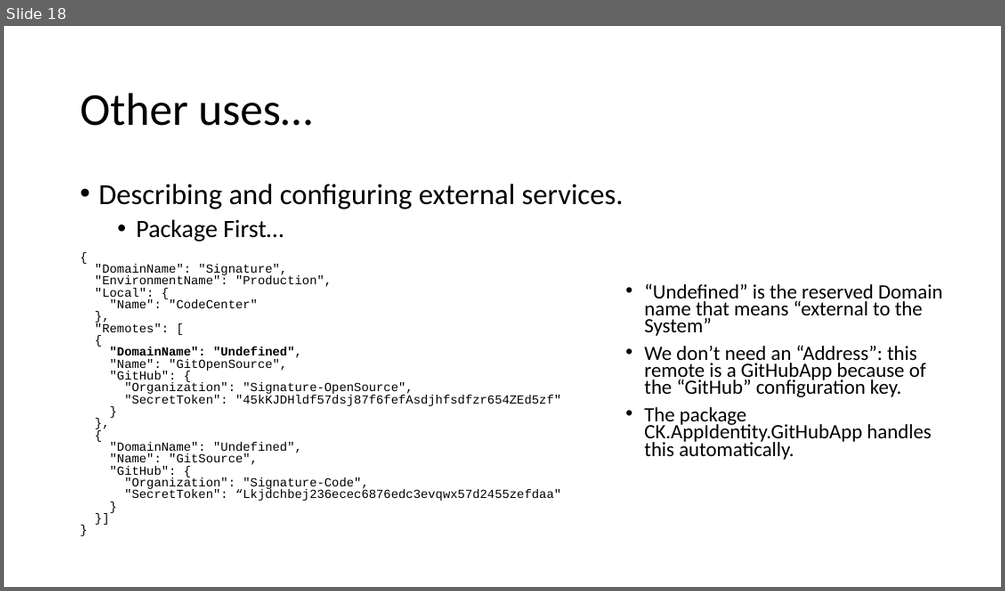
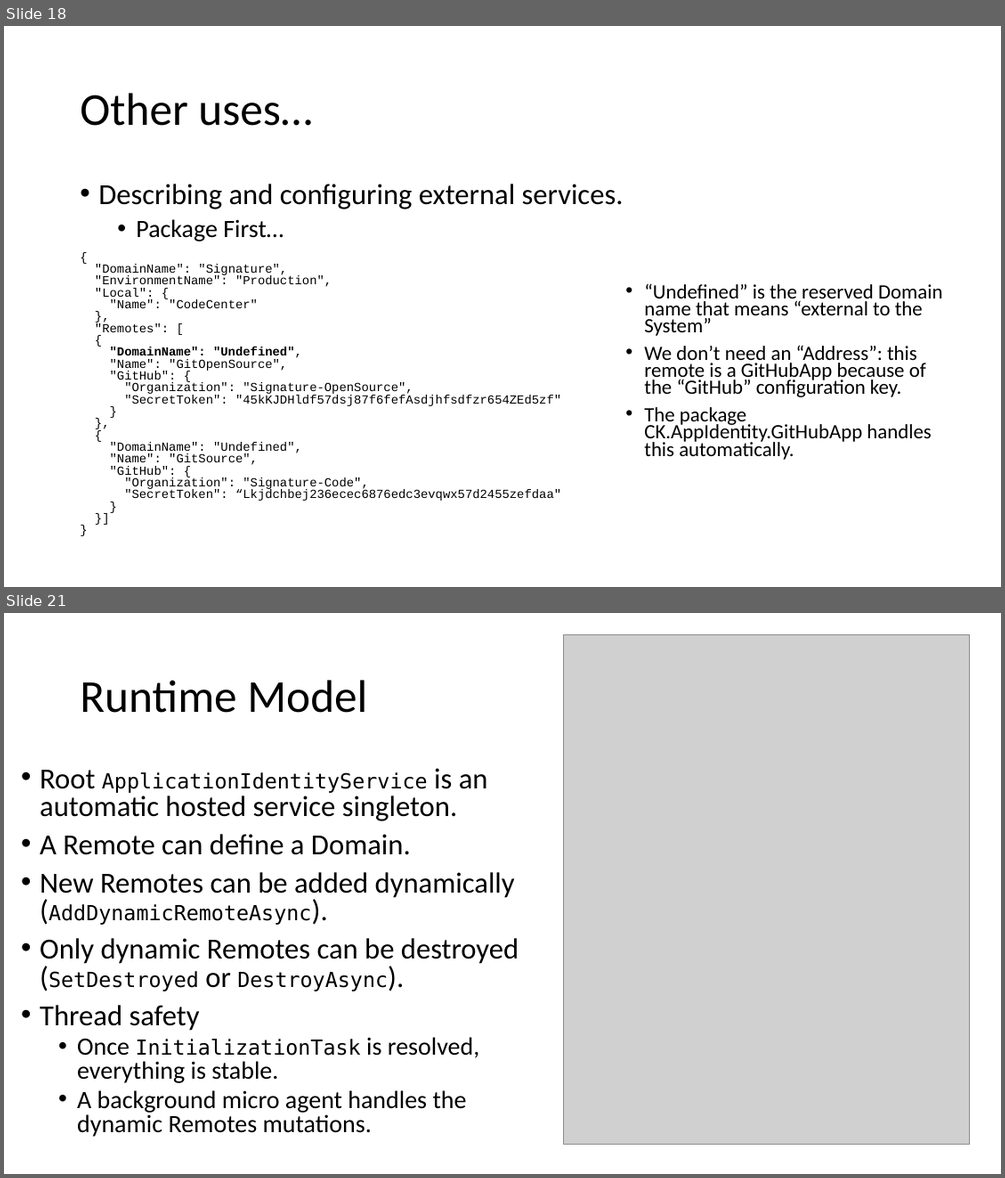
Before and after one commit to signature-opensource/CK-AppIdentity-Transport, a slide deck: Doc/CK-AppIdentity.pptx. Shown one above the other, each under a label of ours: slide 18 before the commit, slides 18 and 21 after it; the slides between them are not shown. The pictures are 1005x591 and 1005x1178 pixels, drawn with LibreOffice and Linux fonts; fonts in the diff are those of the drawing; grey boxes stand for pictures. Boxes give left, top, right and bottom in pixels: in the first picture for what was removed or moved away, otherwise in the second. Text is boxed around its words. In the diff, an @@ line names an element or a change of style, - is before the commit and + after.

Commit message:
Lot of stuff.
- New GetAllLeafRemotes() methods: simplifies Setup/Teardown codes.
- Channel current handler tracking.
- Poco channel basic implementation.
- Removed TransportMessage.IsResponse.
- Added OutgoingMessageFactory.Create with MutableSequence<byte>.
- Fixed RemoteParty.IsDestroyed.
- Lot of new doc.

```diff
--- a/Doc/CK-AppIdentity.pptx
+++ b/Doc/CK-AppIdentity.pptx
@@ slide 21 added at (x1=4, y1=613, x2=1001, y2=1174), background #FFFFFF @@
@@ picture added at (x1=564, y1=634, x2=971, y2=1144) @@
@@ title added at (x1=80, y1=680, x2=367, y2=713), 44 pt, text #000000 @@
+Runtime Model
@@ text added at (x1=40, y1=768, x2=518, y2=1136), 28 pt, text #000000 @@
+• Root ApplicationIdentityService is an automatic hosted service singleton.
+• A Remote can define a Domain.
+• New Remotes can be added dynamically (AddDynamicRemoteAsync).
+• Only dynamic Remotes can be destroyed (SetDestroyed or DestroyAsync).
+• Thread safety
+  • Once InitializationTask is resolved, everything is stable.
+  • A background micro agent handles the dynamic Remotes mutations.
```
Also in this commit, not shown: 10 other slides added, 47 other files.
